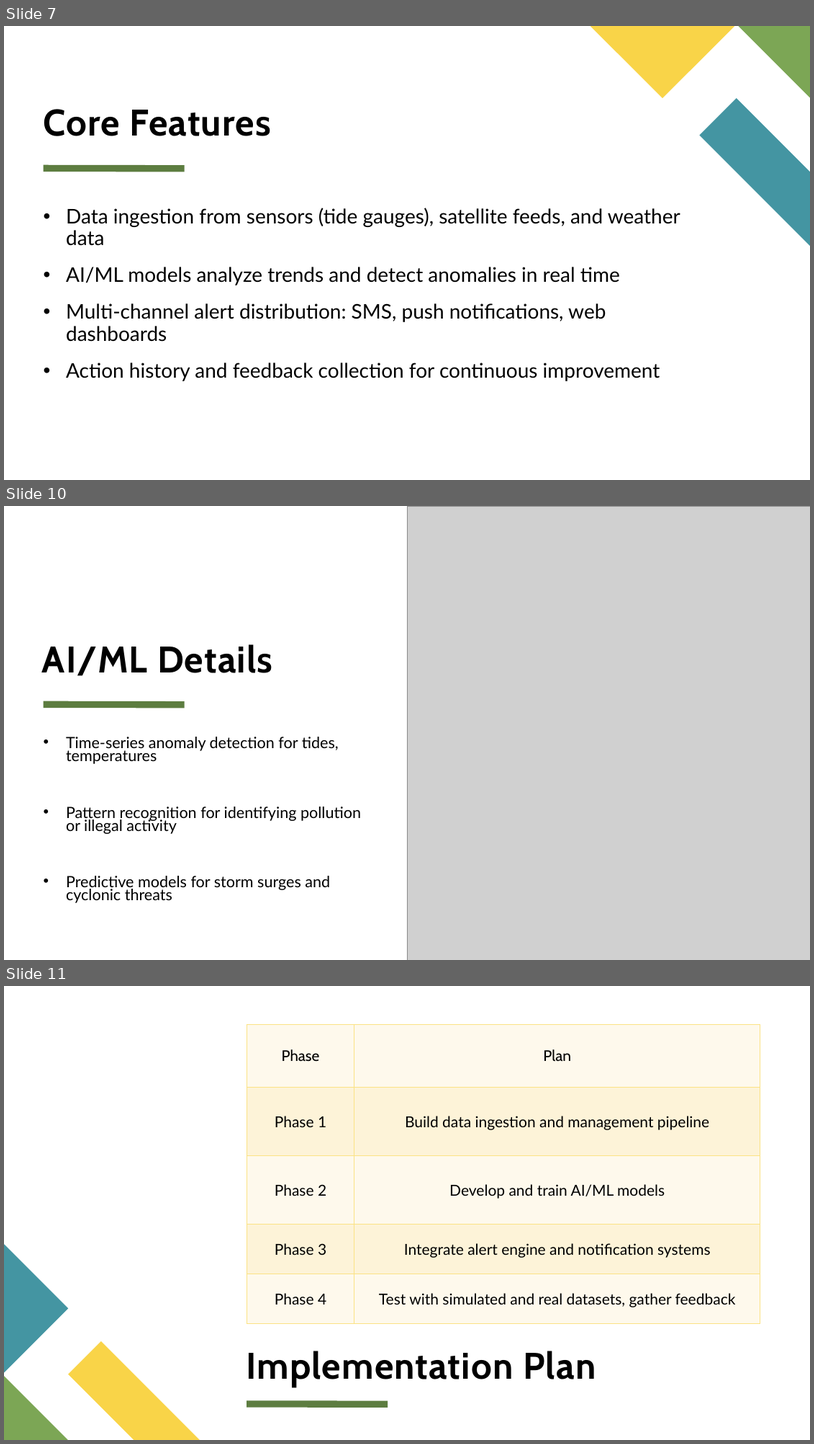
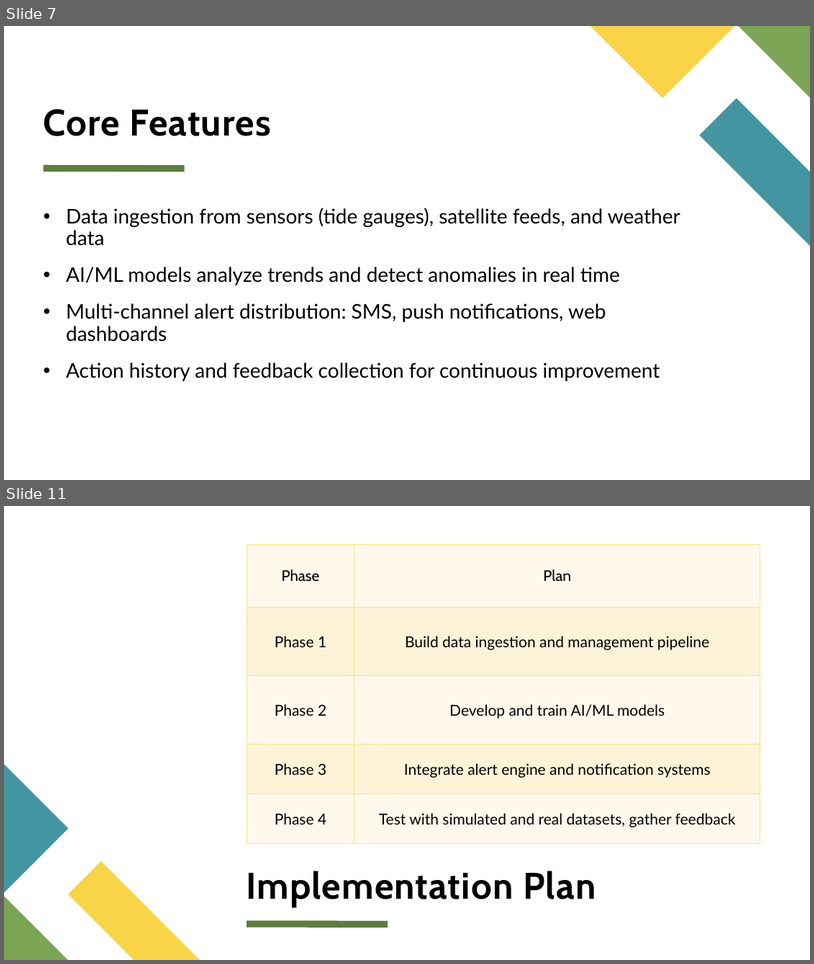
Before and after one commit to P47Parzival/Coastal-Threat-Alert-System, a slide deck: Coastal Threat Alert System.pptx. Shown one above the other, each under a label of ours: slides 7, 10 and 11 before the commit, slides 7 and 11 after it; the slides between them are not shown. The pictures are 814x1444 and 814x964 pixels, drawn with LibreOffice and Linux fonts; fonts in the diff are those of the drawing; grey boxes stand for pictures. Boxes give left, top, right and bottom in pixels: in the first picture for what was removed or moved away, otherwise in the second. Text is boxed around its words. In the diff, an @@ line names an element or a change of style, - is before the commit and + after.

```diff
--- a/Coastal Threat Alert System.pptx
+++ b/Coastal Threat Alert System.pptx
@@ slide 10 removed at box(4, 506, 810, 960), background #FFFFFF @@
@@ picture removed at box(407, 506, 810, 960) @@
@@ title removed at box(42, 644, 273, 676) @@
-AI/ML Details
@@ line removed from (44, 705) to (184, 705) @@
@@ text removed at box(66, 736, 361, 903) @@
-• Time-series anomaly detection for tides, temperatures
-• Pattern recognition for identifying pollution or illegal activity
-• Predictive models for storm surges and cyclonic threats
```
Also in this commit, not shown: 1 slide changed, 3 slides added, 2 other slides removed, 27 other files.
